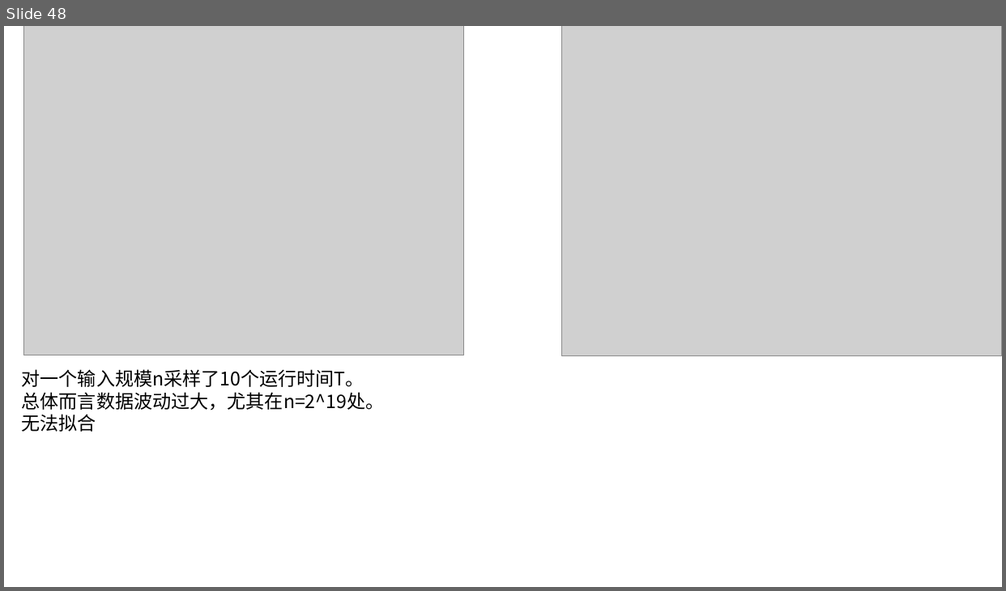
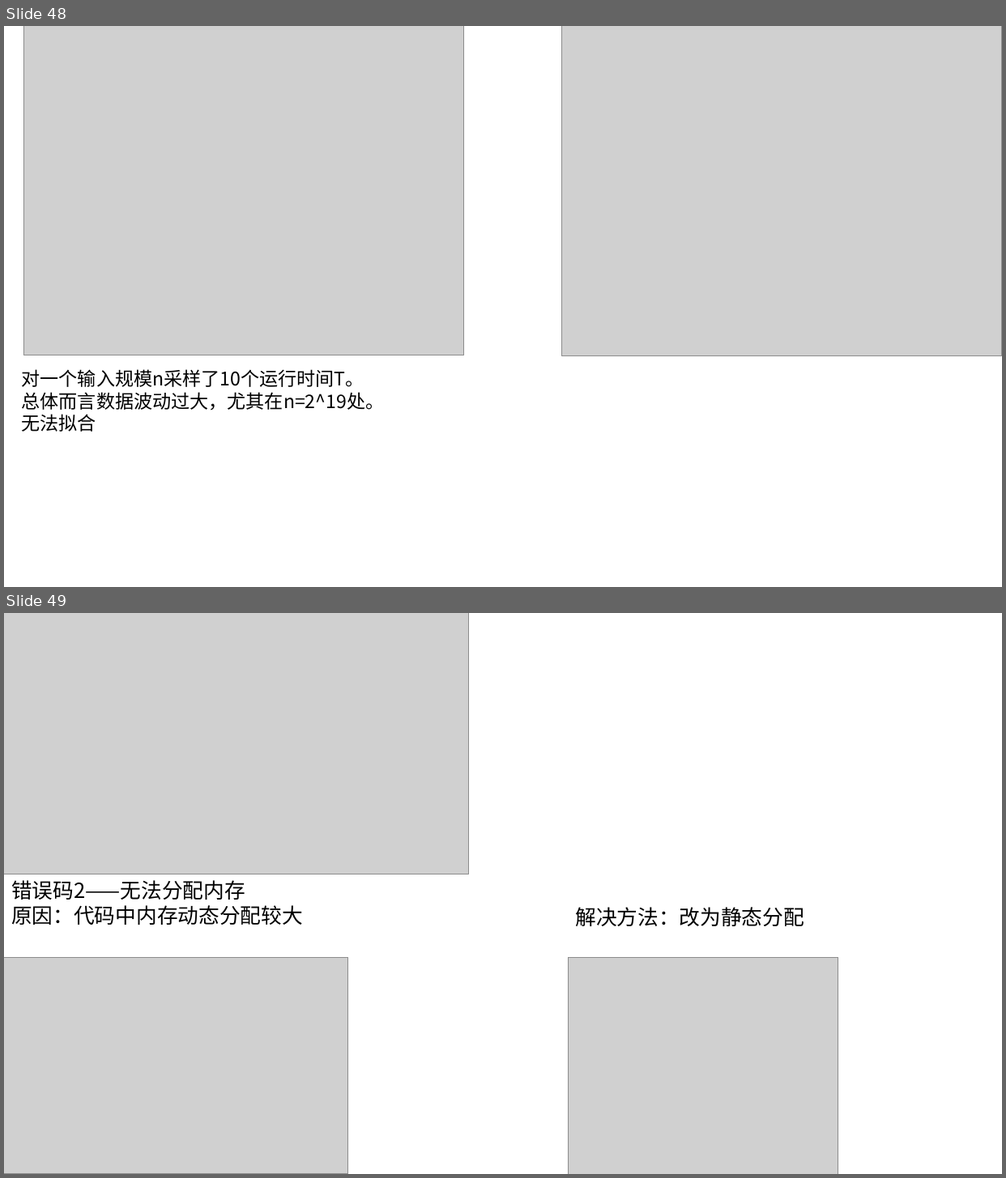
Before and after one commit to AE-26710/Time-Prediction, a slide deck: R5.pptx. Shown one above the other, each under a label of ours: slide 48 before the commit, slides 48 and 49 after it. The pictures are 1006x591 and 1006x1178 pixels, drawn with LibreOffice and Linux fonts; fonts in the diff are those of the drawing; grey boxes stand for pictures. Boxes give left, top, right and bottom in pixels: in the first picture for what was removed or moved away, otherwise in the second. Text is boxed around its words. In the diff, an @@ line names an element or a change of style, - is before the commit and + after.

Commit message:
11/4 Update
添加了KF在M7平台的数据和代码。

```diff
--- a/R5.pptx
+++ b/R5.pptx
@@ slide 49 added at (4,613,1002,1174), background #FFFFFF @@
@@ picture added at (4,613,469,875) @@
@@ text added at (11,880,303,925), 20 pt, text #000000 @@
+错误码2——无法分配内存
+原因：代码中内存动态分配较大
@@ text added at (575,907,804,926), 20 pt, text #000000 @@
+解决方法：改为静态分配
@@ picture added at (4,957,348,1174) @@
@@ picture added at (568,957,838,1174) @@
```
Also in this commit, not shown: 1 slide removed, 6 other files.
